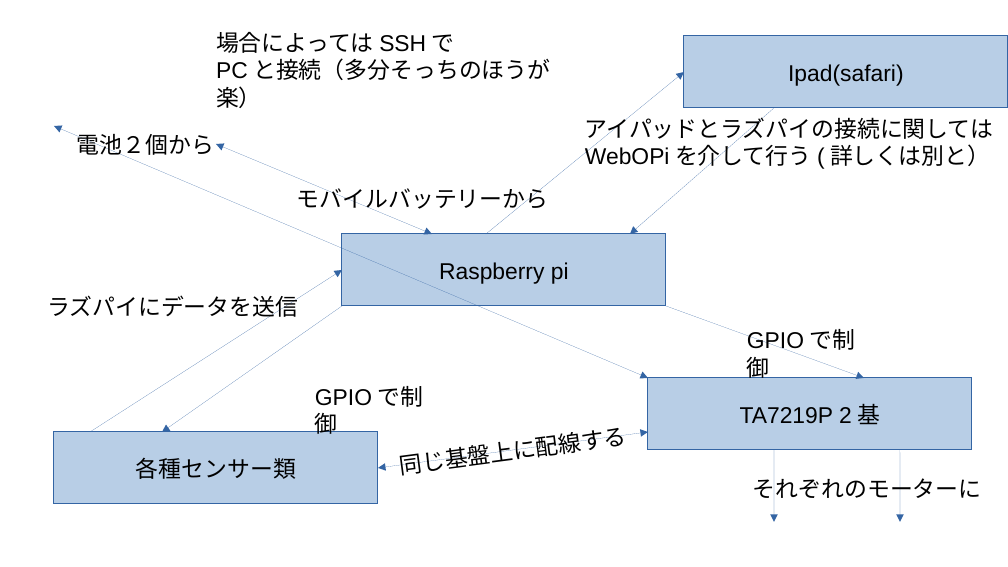
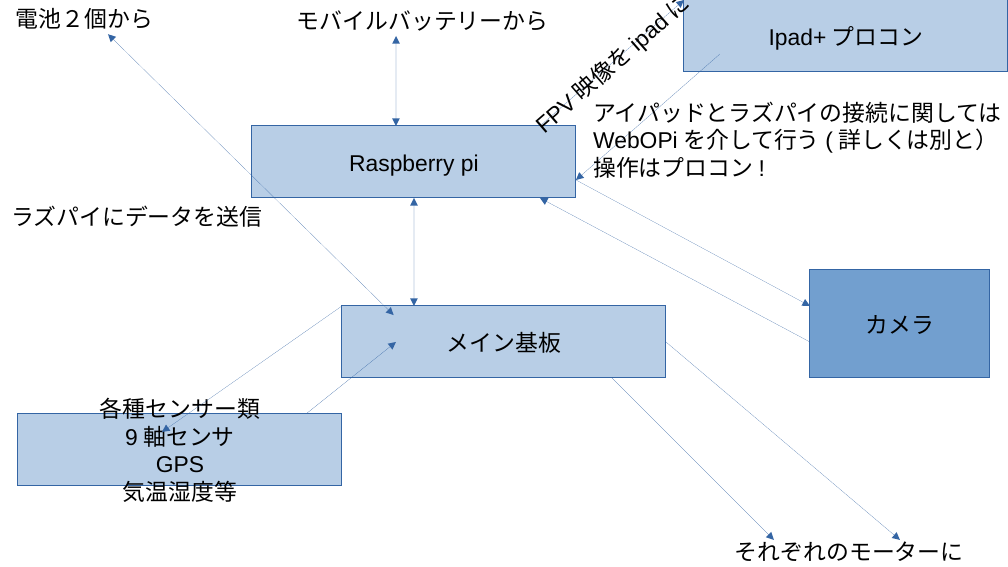
Before and after one commit to nanten-pi/kakenbu, a slide deck: slide 1 of robotmotor/houhou.odp. Drawn at 1008x567 pixels with LibreOffice and Linux fonts; fonts in the diff are those of the drawing. Boxes give left, top, right and bottom in pixels: in the first picture for what was removed or moved away, otherwise in the second. Text is boxed around its words. In the diff, an @@ line names an element or a change of style, - is before the commit and + after.

```diff
--- a/robotmotor/houhou.odp
+++ b/robotmotor/houhou.odp
@@ text "電池２個から" rewrapped from bbox=[77, 134, 214, 159] to bbox=[16, 8, 153, 29] @@
@@ text "モバイルバッテリーから" rewrapped from bbox=[297, 184, 548, 213] to bbox=[297, 10, 548, 31] @@
@@ line added at bbox=[541, 0, 684, 126], outline #3465A4 0 pt, 18 pt, text #000000 @@
+FPV映像をipadに
@@ rectangle "Ipad+プロコン": place and size @@
-rectangle "Ipad+プロコン" at bbox=[684, 36, 1008, 108]
+rectangle "Ipad+プロコン" at bbox=[684, 0, 1008, 72]
@@ text in rectangle at bbox=[769, 26, 923, 50]: text changed @@
-Ipad(safari)
+Ipad+プロコン
@@ arrow moved from (90, 432) - (342, 270) to (394, 316) - (108, 34) @@
@@ arrow (394, 316) - (108, 34): arrow to double arrow @@
@@ text removed at bbox=[216, 32, 550, 108] @@
-場合によってはSSHで
-PCと接続（多分そっちのほうが楽）
@@ double arrow added from (396, 126) to (396, 36), #3465A4 0 pt @@
@@ arrow moved from (486, 234) - (684, 72) to (720, 54) - (576, 180) @@
@@ text "アイパッドとラズパイの接続に関しては": place and size @@
-text "アイパッドとラズパイの接続に関しては" at bbox=[585, 114, 993, 166]
+text "アイパッドとラズパイの接続に関しては" at bbox=[593, 98, 1001, 178]
@@ rectangle "Raspberry pi": place and size @@
-rectangle "Raspberry pi" at bbox=[342, 234, 666, 306]
+rectangle "Raspberry pi" at bbox=[252, 126, 576, 198]
@@ text at bbox=[593, 153, 753, 178]: paragraph added @@
+操作はプロコン!
@@ text "ラズパイにデータを送信" rewrapped from bbox=[47, 295, 298, 321] to bbox=[11, 205, 262, 227] @@
@@ double arrow added from (414, 306) to (414, 198), #3465A4 0 pt @@
@@ double arrow moved from (432, 234) - (216, 144) to (810, 342) - (541, 198) @@
@@ double arrow (810, 342) - (541, 198): double arrow to arrow @@
@@ double arrow moved from (649, 378) - (54, 126) to (576, 180) - (810, 306) @@
@@ double arrow (576, 180) - (810, 306): double arrow to arrow @@
@@ rectangle added at bbox=[810, 270, 991, 378], fill #729FCF, outline #3465A4 0 pt, 18 pt, text #000000 @@
+カメラ
@@ rectangle added at bbox=[342, 306, 666, 379], fill #729FCF at 50% opacity, outline #3465A4 0 pt, 18 pt, text #000000 @@
+メイン基板
@@ text removed at bbox=[738, 321, 882, 363] @@
-GPIOで制御
@@ arrow moved from (666, 306) - (864, 378) to (306, 414) - (396, 342) @@
@@ arrow moved from (774, 450) - (774, 522) to (666, 342) - (900, 541) @@
@@ text removed at bbox=[306, 378, 450, 420] @@
-GPIOで制御
@@ arrow moved from (774, 108) - (630, 234) to (612, 378) - (774, 541) @@
@@ rectangle removed at bbox=[649, 378, 972, 450] @@
-TA7219P 2基
@@ rectangle "各種センサー類": place and size @@
-rectangle "各種センサー類" at bbox=[54, 432, 378, 504]
+rectangle "各種センサー類" at bbox=[18, 414, 342, 487]
@@ line removed at bbox=[378, 432, 648, 467] @@
-同じ基盤上に配線する
@@ text in rectangle at bbox=[123, 456, 237, 506]: paragraphs added @@
+9軸センサ
+GPS
+気温湿度等
@@ arrow removed from (900, 450) to (900, 522) @@
@@ text "それぞれのモーターに" rewrapped from bbox=[753, 478, 982, 498] to bbox=[735, 537, 964, 561] @@
```
Also in this commit, not shown: 3 slides added, 3 other files.
